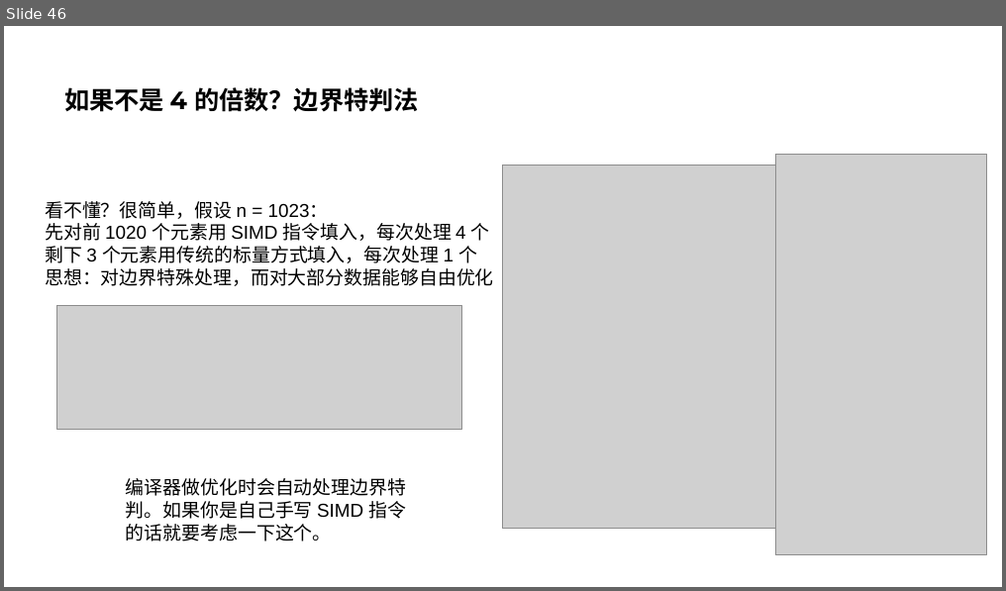
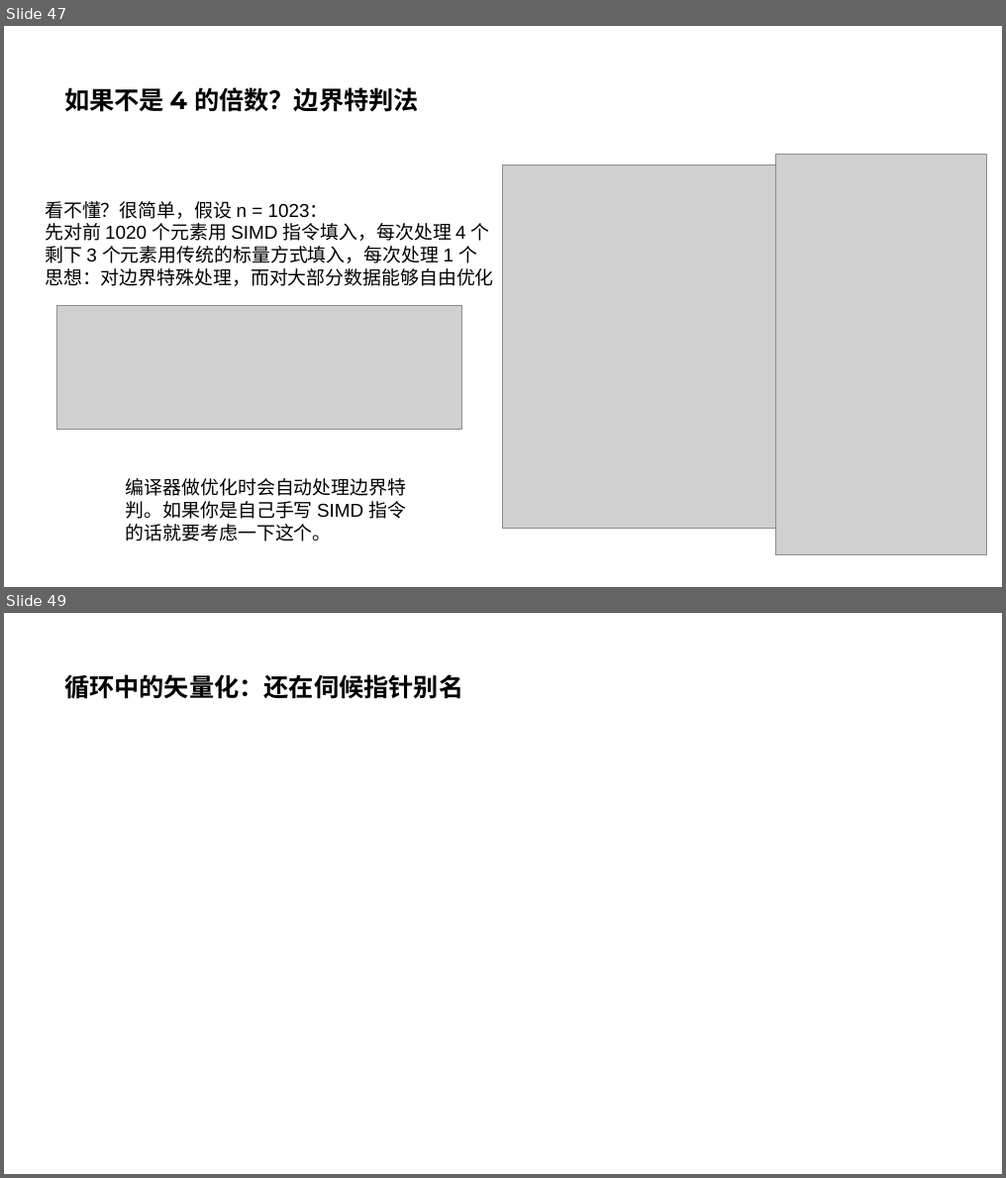
Before and after one commit to parallel101/course, a slide deck: 04/slides.pptx. Shown one above the other, each under a label of ours: slide 46 before the commit, slides 47 and 49 after it; the slides between them are not shown. The pictures are 1006x591 and 1006x1178 pixels, drawn with LibreOffice and Linux fonts; fonts in the diff are those of the drawing; grey boxes stand for pictures. Boxes give left, top, right and bottom in pixels: in the first picture for what was removed or moved away, otherwise in the second. Text is boxed around its words. In the diff, an @@ line names an element or a change of style, - is before the commit and + after.

```diff
--- a/04/slides.pptx
+++ b/04/slides.pptx
@@ slide 49 added at (x1=4, y1=613, x2=1002, y2=1174), background #FFFFFF @@
@@ title added at (x1=64, y1=674, x2=463, y2=699), 24 pt, text #000000, bold @@
+循环中的矢量化：还在伺候指针别名
@@ what was slide 46 is now slide 47 @@
```
Also in this commit, not shown: 1 slide changed, 2 other slides added, 33 other files.
